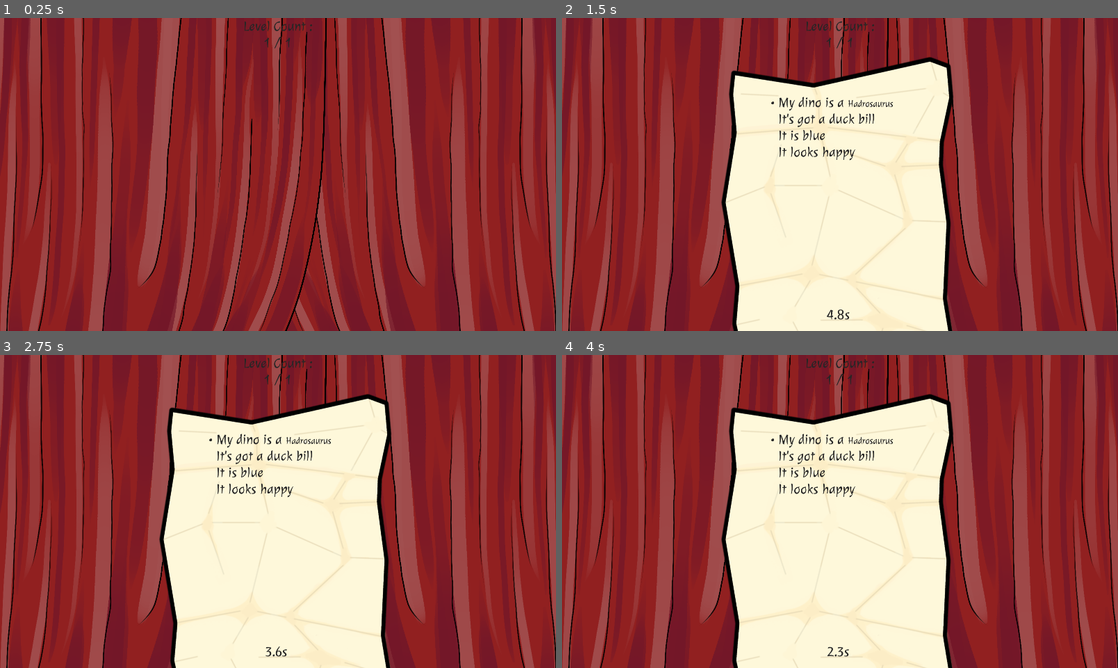
Above: before the commit, frames 1-4 (two rows, left to right).
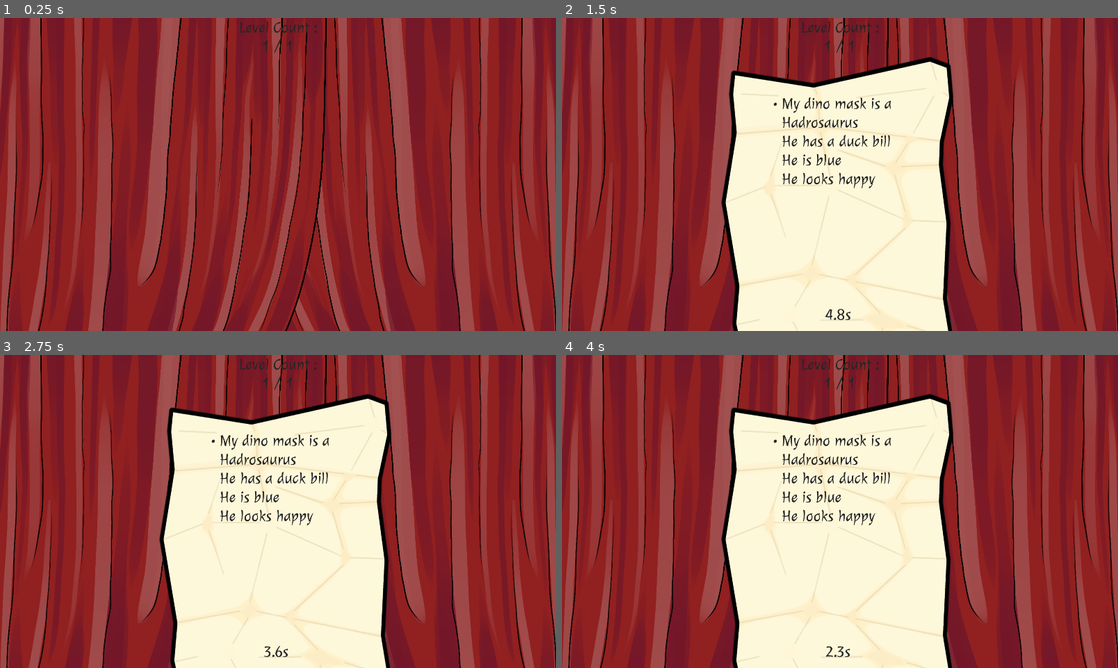
Above: after the commit, the same moments.

Repository: ValetNoir/ggj_2026
Game: Godot game, scene res://scenes/game.tscn
The game is run twice, just before and just after one commit, with the same random seed, the same clock (stepped at 60 frames per second) and the same inputs. After the commit the project has no main scene; this scene is started directly in both runs.
Inputs (mouse positions are in pixels of both pictures, inside the frame that each line leads up to):
- Up to frame 1 (0.25 s): no input
- Up to frame 2 (1.5 s): click "Next Level" at 0.5 s; click "Next Level" at 1.25 s
- Up to frame 3 (2.75 s): click "Next Level" at 2 s
- Up to frame 4 (4 s): move the mouse to (951, 527) at 2.77 s; click (951, 527) at 2.92 s; move the mouse to (667, 505) at 3.52 s; click (667, 505) at 3.67 s

The runs differ from the first frame. In frame 1, 0.2% of the frame differs, in the area x 43-57%, y 0-12%; in frame 2, 1.8%, in the area x 37-60%, y 0-97%; in frame 3, 1.7%; in frame 4, 1.8%.

Commit message:
Update text hints

Diff:
--- a/project.godot
+++ b/project.godot
@@ -11,7 +11,6 @@
 [application]
 
 config/name="GGJ2026"
-run/main_scene="uid://bidomgm7ctimo"
 config/features=PackedStringArray("4.6", "GL Compatibility")
 config/icon="res://assets/debug/icon.svg"
 
--- a/ressources/themes/info_flash_richtext.tres
+++ b/ressources/themes/info_flash_richtext.tres
@@ -4,5 +4,5 @@
 
 [resource]
 RichTextLabel/colors/default_color = Color(0.15, 0.15, 0.15, 1)
-RichTextLabel/font_sizes/normal_font_size = 48
+RichTextLabel/font_sizes/normal_font_size = 54
 RichTextLabel/fonts/normal_font = ExtResource("1_fe3l8")
--- a/scenes/game.tscn
+++ b/scenes/game.tscn
@@ -29,8 +29,10 @@
 [ext_resource type="Resource" uid="uid://b6poouwkkioih" path="res://ressources/levels/Level_20.tres" id="22_twgab"]
 [ext_resource type="PackedScene" uid="uid://dxrydp6dwoffm" path="res://scenes/disco_ball.tscn" id="24_suyxu"]
 [ext_resource type="Theme" uid="uid://bv1c2mvbc8mml" path="res://ressources/themes/info_flash_richtext.tres" id="28_sgl2t"]
-[ext_resource type="PackedScene" uid="uid://bxu3v15or16o0" path="res://scenes/curtains.tscn" id="28_sww3w"]
-[ext_resource type="Script" uid="uid://bu72utq8tbw4x" path="res://scenes/level_counter.gd" id="29_qouja"]
+[ext_resource type="PackedScene" uid="uid://dbpa350c6x4fh" path="res://scenes/curtains.tscn" id="28_sww3w"]
+[ext_resource type="Script" path="res://scenes/level_counter.gd" id="29_qouja"]
+
+[sub_resource type="Theme" id="Theme_qouja"]
 
 [node name="Game" type="Node2D" unique_id=607520342]
 script = ExtResource("1_uwrxv")
@@ -74,6 +76,7 @@
 
 [node name="InfoFlash" parent="CanvasLayer" unique_id=1219634045 instance=ExtResource("16_ca42v")]
 unique_name_in_owner = true
+theme = SubResource("Theme_qouja")
 
 [node name="LevelCounter" type="RichTextLabel" parent="CanvasLayer" unique_id=612534218]
 anchors_preset = 5
--- a/scripts/info_flash.gd
+++ b/scripts/info_flash.gd
@@ -37,61 +37,61 @@
 	#text += str("[ul]")
 	match description.species:
 		Description.Species.DIPLODOCUS:
-			text += str("[ul]My dino is a [font_size=32]Diplodocus[/font_size][br]")
-			text += str("Its head is pear-shaped[br]")
+			text += str("[ul]My dino mask is a [font_size=54]Diplodocus[/font_size][br]")
+			text += str("His head is pear-shaped[br]")
 		Description.Species.BRACHIOSAURUS:
-			text += str("[ul]My dino is a [font_size=32]Brachiosaurus[/font_size][br]")
-			text += str("Its head is pear-shaped[br]")
-			text += str("It's got a crest[br]")
+			text += str("[ul]My dino mask is a [font_size=54]Brachiosaurus[/font_size][br]")
+			text += str("His head is pear-shaped[br]")
+			text += str("He has a crest[br]")
 		Description.Species.TRICERATOPS:
-			text += str("[ul]My dino is a [font_size=32]Triceratops[/font_size][br]")
-			text += str("It's got a frill[br]")
-			text += str("It's got a beak[br]")
+			text += str("[ul]My dino mask is a [font_size=54]Triceratops[/font_size][br]")
+			text += str("He has a frill[br]")
+			text += str("He has a beak[br]")
 		Description.Species.PROTOCERATOPS:
-			text += str("[ul]My dino is a [font_size=32]Protoceratops[/font_size][br]")
-			text += str("It's got a frill[br]")
-			text += str("It's got a beak[br]")
+			text += str("[ul]My dino mask is a [font_size=54]Protoceratops[/font_size][br]")
+			text += str("He has a frill[br]")
+			text += str("He has a beak[br]")
 		Description.Species.TYRANNOSAURUS:
-			text += str("[ul]My dino is a [font_size=32]Tyrannosaurus[/font_size][br]")
-			text += str("It's a meat-eater[br]")
+			text += str("[ul]My dino mask is a [font_size=54]Tyrannosaurus[/font_size][br]")
+			text += str("He has a teethed mouth[br]")
 		Description.Species.CERATOSAURUS:
-			text += str("[ul]My dino is a [font_size=32]Ceratosaurus[/font_size][br]")
-			text += str("It's a meat-eater[br]")
-			text += str("It's got a horn[br]")
+			text += str("[ul]My dino mask is a [font_size=54]Ceratosaurus[/font_size][br]")
+			text += str("He has a teethed mouth[br]")
+			text += str("He has a horn[br]")
 		Description.Species.HADROSAURUS:
-			text += str("[ul]My dino is a [font_size=32]Hadrosaurus[/font_size][br]")
-			text += str("It's got a duck bill[br]")
+			text += str("[ul]My dino mask is a [font_size=54]Hadrosaurus[/font_size][br]")
+			text += str("He has a duck bill[br]")
 		Description.Species.PARASAUROLOPHUS:
-			text += str("[ul]My dino is a [font_size=32]Parasaurolophus[/font_size][br]")
-			text += str("It's got a crest[br]")
-			text += str("It's got a duck bill[br]")
+			text += str("[ul]My dino mask is a [font_size=54]Parasaurolophus[/font_size][br]")
+			text += str("He has a crest[br]")
+			text += str("He has a duck bill[br]")
 		Description.Species.OVIRAPTOR:
-			text += str("[ul]My dino is a [font_size=32]Oviraptor[/font_size][br]")
-			text += str("It's got a crest[br]")
-			text += str("It's got a beak[br]")
+			text += str("[ul]My dino mask is a [font_size=54]Oviraptor[/font_size][br]")
+			text += str("He has a crest[br]")
+			text += str("He has a beak[br]")
 		_:
 			pass
 	match description.color:
 		Description.MaskColor.RED:
-			text += str("It is red[br]")
+			text += str("He is red[br]")
 		Description.MaskColor.GREEN:
-			text += str("It is green[br]")
+			text += str("He is green[br]")
 		Description.MaskColor.BLUE:
-			text += str("It is blue[br]")
+			text += str("He is blue[br]")
 		_:
 			pass
 	match description.pattern:
 		Description.Pattern.DOTS:
-			text += str("It is covered in dots[br]")
+			text += str("He is covered in dots[br]")
 		Description.Pattern.FEATHERS:
-			text += str("It is covered in feathers[br]")
+			text += str("He is covered in feathers[br]")
 		_:
 			pass
 	match description.emotion:
 		Description.Emotion.HAPPY:
-			text += str("It looks happy[br][/ul]")
+			text += str("He looks happy[br][/ul]")
 		Description.Emotion.SAD:
-			text += str("It looks sad[br][/ul]")
+			text += str("He looks sad[br][/ul]")
 		_:
 			pass
 	update_text(text)
Not shown: 2 places in scenes/game.tscn that only renumber resources
